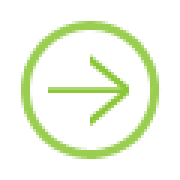
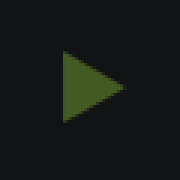
Revision of a layered 180x180 image; what changed, layer by layer:
added group "playlist" with 3 layers above "folder" over [0, 0, 180, 180]
added layer "Layer 8 copie" (40%) in group "playlist" over [63, 48, 126, 123]
added layer "Calque 2" in group "playlist" over [0, 0, 180, 180]
hid group "inspect" (2 layers) over [48, 54, 129, 126]
hid "_" over [48, 87, 129, 93]
hid ">", painted on it over [90, 54, 129, 126]
hid "Shape 1", painted on it, masked it over [30, 30, 153, 150]
